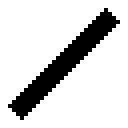
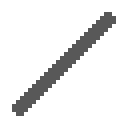
Layer changes from the first (128, 128) image to the second:
painted on "Layer" over [8, 8, 120, 120]
